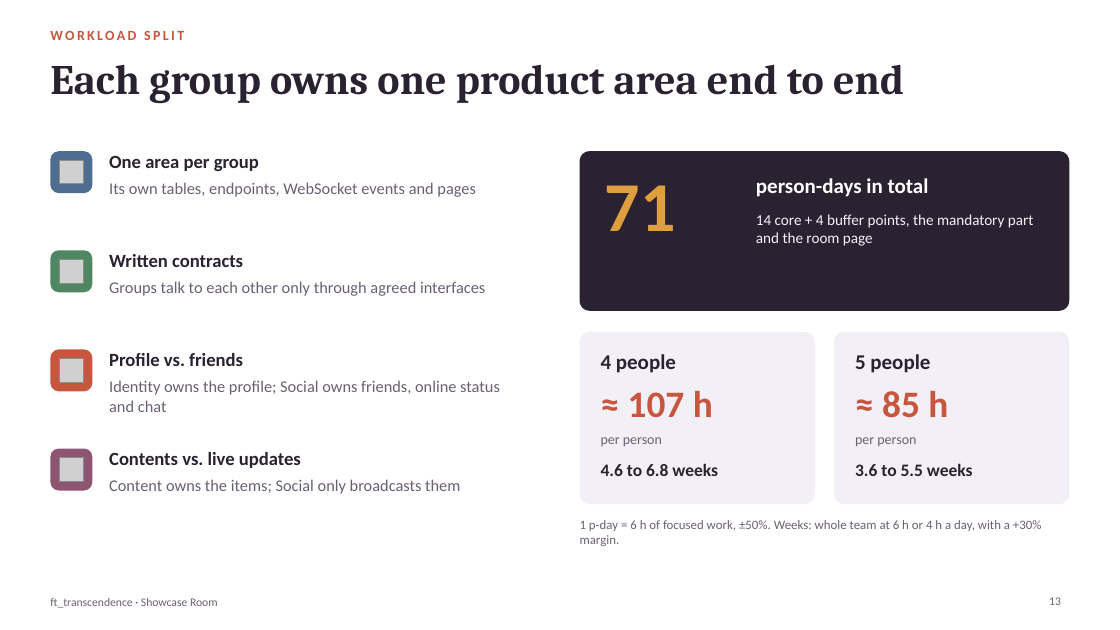
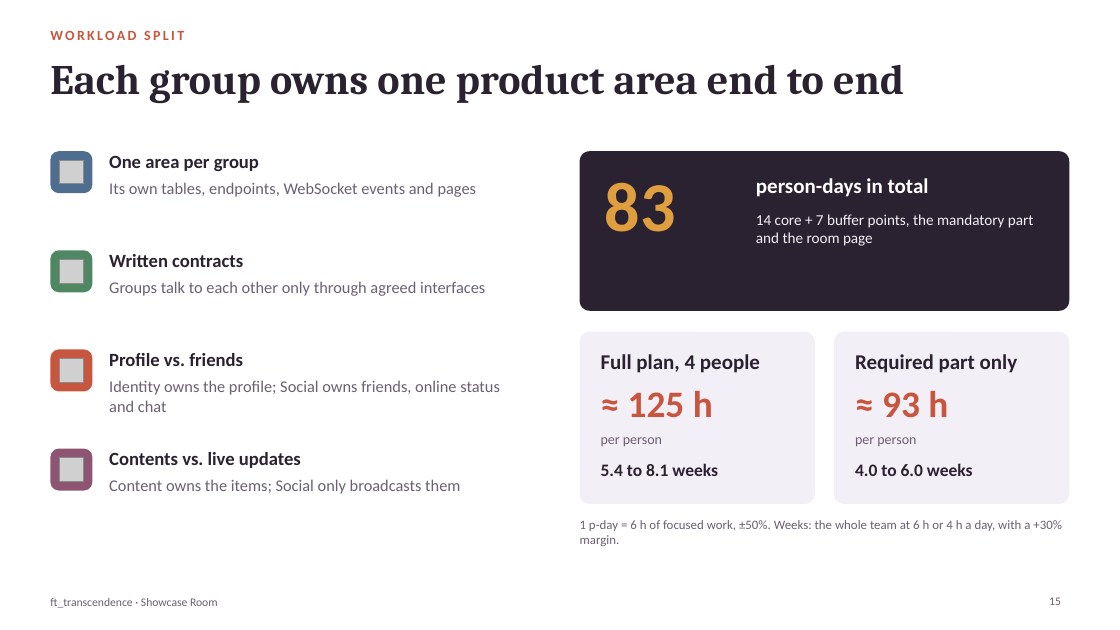
Before and after one commit to Komorebi-32/Transcendance, a slide deck: slide 15 of documentation/slides/showcase_room_overview_en.pptx (slide 13 before the commit). Drawn at 1120x630 pixels with LibreOffice and Linux fonts; fonts in the diff are those of the drawing; grey boxes stand for pictures. Boxes give left, top, right and bottom in pixels: in the first picture for what was removed or moved away, otherwise in the second. Text is boxed around its words. In the diff, an @@ line names an element or a change of style, - is before the commit and + after.

```diff
--- a/documentation/slides/showcase_room_overview_en.pptx
+++ b/documentation/slides/showcase_room_overview_en.pptx
@@ text at <box>605,182,676,232</box>: text changed @@
-71
+83
@@ text at <box>756,214,1034,246</box>: text changed @@
-14 core + 4 buffer points, the mandatory part and the room page
+14 core + 7 buffer points, the mandatory part and the room page
@@ text at <box>601,354,760,373</box>: text changed @@
-4 people
+Full plan, 4 people
@@ text at <box>855,354,1018,373</box>: text changed @@
-5 people
+Required part only
@@ text at <box>628,391,713,418</box>: text changed @@
-≈ 107 h
+≈ 125 h
@@ text at <box>882,391,948,418</box>: text changed @@
-≈ 85 h
+≈ 93 h
@@ text at <box>601,463,718,476</box>: text changed @@
-4.6 to 6.8 weeks
+5.4 to 8.1 weeks
@@ text at <box>855,463,973,476</box>: text changed @@
-3.6 to 5.5 weeks
+4.0 to 6.0 weeks
@@ text at <box>580,520,1062,546</box>: text changed @@
-1 p-day = 6 h of focused work, ±50%. Weeks: whole team at 6 h or 4 h a day, with a +30% margin.
+1 p-day = 6 h of focused work, ±50%. Weeks: the whole team at 6 h or 4 h a day, with a +30% margin.
@@ page number at <box>1049,597,1061,605</box>: text changed @@
-13
+15
```
Also in this commit, not shown: 6 other slides changed, 4 slides added, 2 slides removed, 6 other files.
